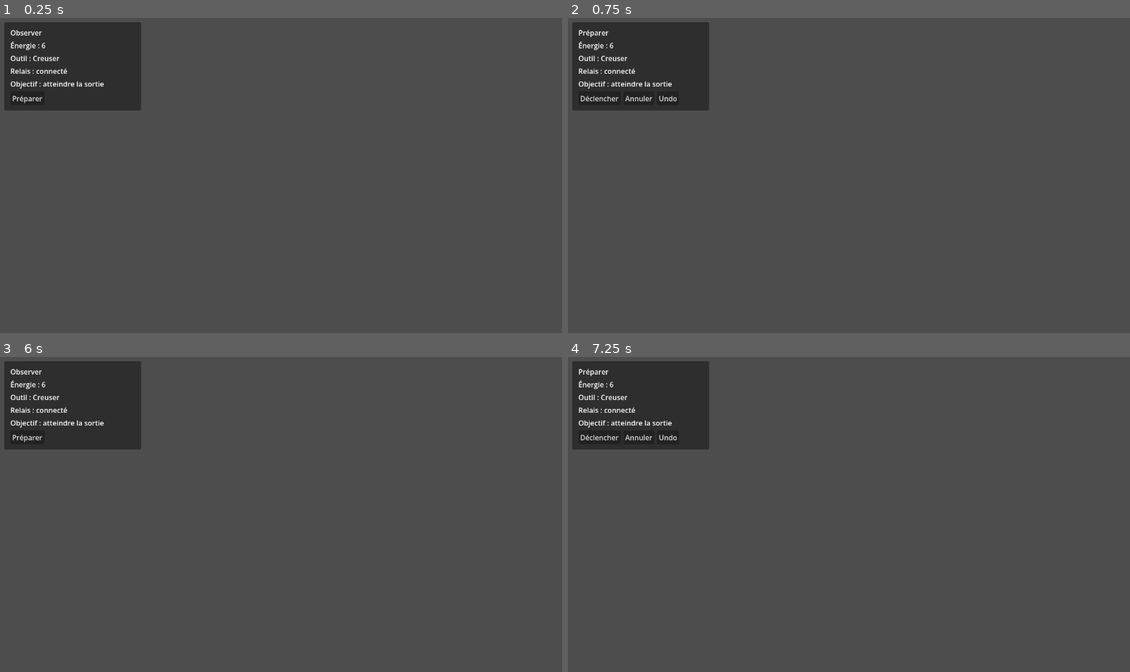
Above: before the commit, frames 1-4 (two rows, left to right).
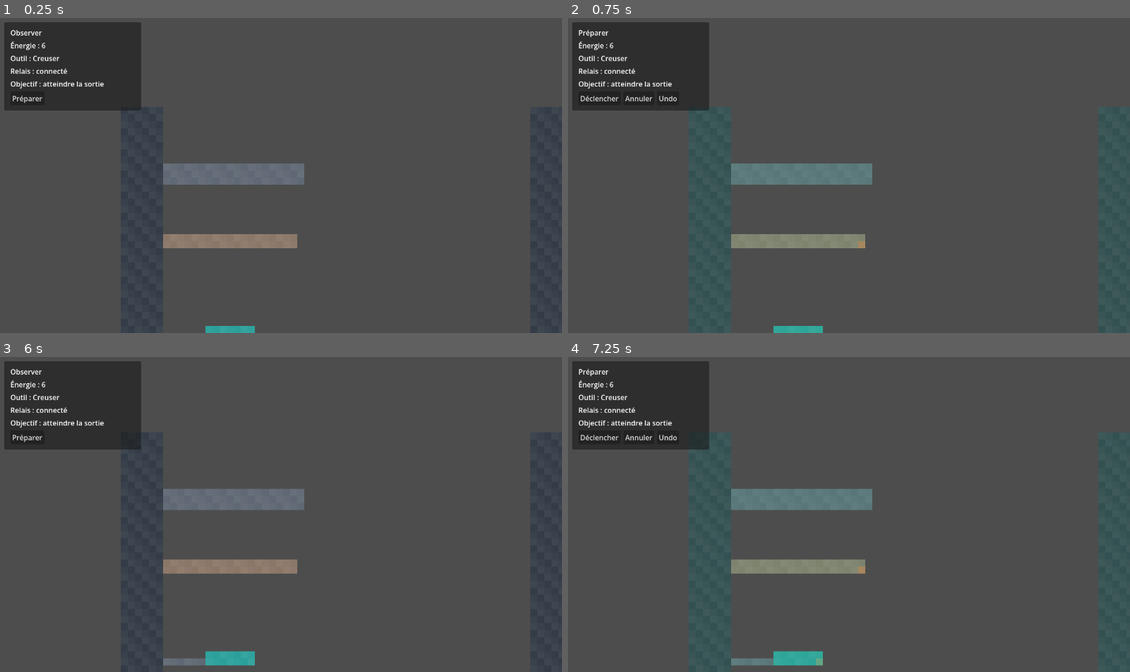
Above: after the commit, the same moments.

Repository: devjonathan1999-del/Project-Digger
Game: Godot game, scene res://scenes/main.tscn
The game is run twice, just before and just after one commit, with the same random seed, the same clock (stepped at 60 frames per second) and the same inputs.
Inputs (mouse positions are in pixels of both pictures, inside the frame that each line leads up to):
- Up to frame 1 (0.25 s): no input
- Up to frame 2 (0.75 s): click "Préparer" at 0.5 s
- Up to frame 3 (6 s): click "Déclencher" at 1.25 s; click "Préparer" at 2 s; click "Annuler" at 2.75 s; click "Préparer" at 3.5 s; click "Undo" at 4.25 s; click "Déclencher" at 5 s; tap Enter (trigger_action) at 5.75 s; move the mouse to (404, 498) at 5.77 s; tap Down (camera_down) at 5.85 s; click (404, 498) at 5.92 s
- Up to frame 4 (7.25 s): tap Space (prepare_action) at 6.5 s; drag from (736, 530) to (820, 577) at 6.52 s

The runs differ from the first frame. In frame 1, 6.1% of the frame differs, in the area x 21-100%, y 28-100%; in frame 2, 6.1%; in frame 3, 6.3%; in frame 4, 6.3%, in the area x 21-100%, y 23-100%.

Commit message:
fix: keep camera spawn focus in logical cell coordinates

Diff:
--- a/src/content/vertical_slice_layout.gd
+++ b/src/content/vertical_slice_layout.gd
@@ -55,7 +55,7 @@
         "relay_source": relay_source,
         "relay_pos": relay_pos,
         "exit_rect": Rect2i(31, 65, 3, 5),
-        "spawn_focus": Vector2(22 * CELL_SIZE, 9 * CELL_SIZE),
+        "spawn_focus": Vector2i(22, 9),
     }
 
 func _fill_rect(model: TerrainModel, rect: Rect2i, material_id: StringName) -> void:
